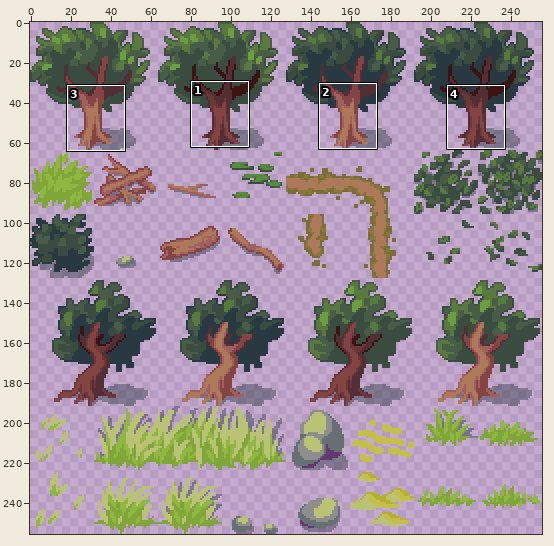
File history of a sprite sheet, art/map tiles/nature sprite sheet.png. The picture above shows the old version from afar; the outline marks the close-up.
Close-up. Earlier state:
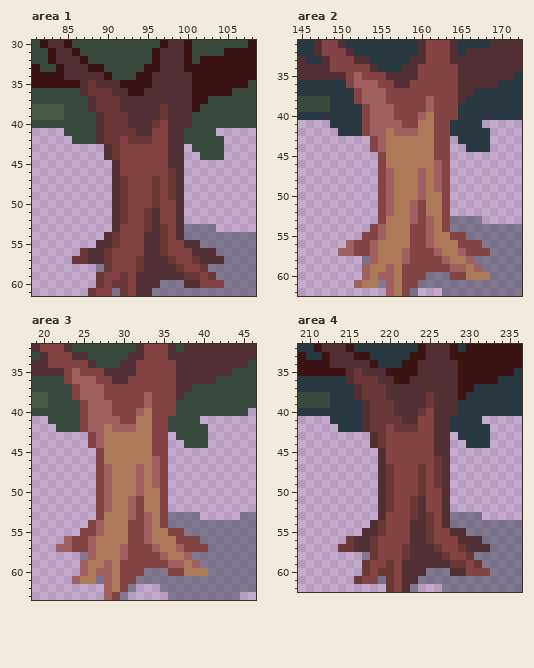
The file is 256x256 pixels. Shown: area 1: x 81..108, y 30..61; area 2: x 145..172, y 31..62; area 3: x 19..46, y 32..63; area 4: x 209..236, y 32..62. The commit also changed other parts of the picture, which this record leaves out.
And afterwards:
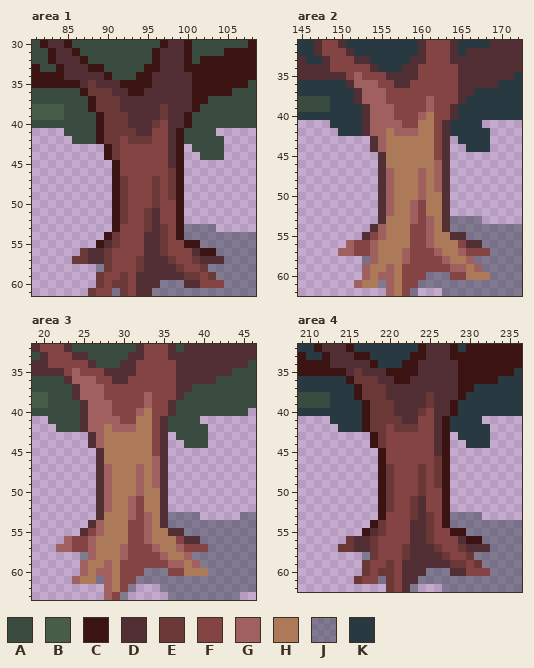
Palette (. is transparent): A #3a4c3f  B #485d48  C #3b1313  D #522e35  E #6b3838  F #844444  G #a16060  H #ad7a59  J #2939416e  K #293941
Change:
--- area 1
@@ x 81..108 @@
 35 CCCCCCDEDDDCCCCDDDDDCCCCCCCA
-36 AAAAAADEEEDDCCDDDDDDCCCCCAAA
-37 AAAAAAADEEEDDDDDDDDDCCAAAAAA
-38 BBBBAAADEEEDDDDDEDDDCAAAAAAA
-39 BBBBAAAADEEEDDDDEDDDAAAAAAAA
-40 AAAAAAAADEEEDDDEFDDDAAAAAAAA
-41 ....AAAADEEEEDDFFDDAAAA.....
-42 .....AAADEEFEEEFFDDAAAAA....
-43 .........DEFFFFFFDD.AAAA....
-44 .........DEFFFFFFDD..AAA....
-45 ..........DFFFFFFDD.........
-46 ..........DFFFFFFED.........
-47 ..........DEFFFEFED.........
-48 ..........DEFFFEFED.........
-49 ..........DEFFFEFED.........
-50 ..........DEFFFEFFD.........
-51 ..........DEFFEDFFD.........
-52 ..........DEFFEDFFD.........
-53 ..........DFFFEDEFDJJJJ.....
-54 .........DEFFFDDEFDJJJJJJJJJ
-55 ........DDEFFFDDEFFDDJJJJJJJ
-56 ......EDDEFFFFDDEFFFDDDJJJJJ
+36 AAAAAACEEEDDCCDDDDDDCCCCCAAA
+37 AAAAAAACEEEDDDDDDDDDCCAAAAAA
+38 BBBBAAACEEEDDDDDEDDDCAAAAAAA
+39 BBBBAAAACEEEDDDDEDDCAAAAAAAA
+40 AAAAAAAACEEEDDDEFDDCAAAAAAAA
+41 ....AAAACEEEEDDFFDCAAAA.....
+42 .....AAACEEFEEEFFDCAAAAA....
+43 .........CEFFFFFFDC.AAAA....
+44 .........CEFFFFFFDC..AAA....
+45 ..........CFFFFFFDC.........
+46 ..........CFFFFFFEC.........
+47 ..........CEFFFEFEC.........
+48 ..........CEFFFEFEC.........
+49 ..........CEFFFEFEC.........
+50 ..........CEFFFEFFC.........
+51 ..........CEFFEDFFC.........
+52 ..........CEFFEDFFC.........
+53 ..........CFFFEDEFCJJJJ.....
+54 .........CEFFFDDEFCJJJJJJJJJ
+55 ........CDEFFFDDEFFCCJJJJJJJ
+56 ......EDDEFFFFDDEFFFDCCJJJJJ
 57 .....EEDDEFFFEDDDEFFEDDDJJJJ
--- area 2
@@ x 145..172 @@
 35 DDDDDDFGFFFDDDDFFFFFDDDDDDDK
-36 KKKKKKFGGGFFDDFFFFFFDDDDDKKK
-37 KKKKKKKFGGGFFFFFFFFFDDKKKKKK
-38 AAAAKKKFGGGFFFFFGFFFDKKKKKKK
-39 AAAAKKKKFGGGFFFFGFFFKKKKKKKK
-40 KKKKKKKKFGGGFFFGHFFFKKKKKKKK
-41 ....KKKKFGGGGFFHHFFKKKK.....
-42 .....KKKFGGHGGGHHFFKKKKK....
-43 .........FGHHHHHHFF.KKKK....
-44 .........FGHHHHHHFF..KKK....
-45 ..........FHHHHHHFF.........
-46 ..........FHHHHHHGF.........
-47 ..........FGHHHGHGF.........
-48 ..........FGHHHGHGF.........
-49 ..........FGHHHGHGF.........
-50 ..........FGHHHGHHF.........
-51 ..........FGHHGFHHF.........
-52 ..........FGHHGFHHF.........
-53 ..........FHHHGFGHFJJJJ.....
-54 .........FGHHHFFGHFJJJJJJJJJ
-55 ........FFGHHHFFGHHFFJJJJJJJ
-56 ......GFFGHHHHFFGHHHFFFJJJJJ
+36 KKKKKKDGGGFFDDFFFFFFDDDDDKKK
+37 KKKKKKKDGGGFFFFFFFFFDDKKKKKK
+38 AAAAKKKDGGGFFFFFGFFFDKKKKKKK
+39 AAAAKKKKDGGGFFFFGFFDKKKKKKKK
+40 KKKKKKKKDGGGFFFGHFFDKKKKKKKK
+41 ....KKKKDGGGGFFHHFDKKKK.....
+42 .....KKKDGGHGGGHHFDKKKKK....
+43 .........DGHHHHHHFD.KKKK....
+44 .........DGHHHHHHFD..KKK....
+45 ..........DHHHHHHFD.........
+46 ..........DHHHHHHGD.........
+47 ..........DGHHHGHGD.........
+48 ..........DGHHHGHGD.........
+49 ..........DGHHHGHGD.........
+50 ..........DGHHHGHHD.........
+51 ..........DGHHGFHHD.........
+52 ..........DGHHGFHHD.........
+53 ..........DHHHGFGHDJJJJ.....
+54 .........DGHHHFFGHDJJJJJJJJJ
+55 ........DFGHHHFFGHHDDJJJJJJJ
+56 ......GFFGHHHHFFGHHHFDDJJJJJ
 57 .....GGFFGHHHGFFFGHHGFFFJJJJ
--- area 3
@@ x 19..46 @@
 35 DDDDFGFFFDDDDFFFFFDDDDDDDAAA
-36 AAAAFGGGFFDDFFFFFFDDDDDAAAAA
-37 AAAAAFGGGFFFFFFFFFDDAAAAAAAA
-38 BBAAAFGGGFFFFFGFFFDAAAAAAAAA
-39 BBAAAAFGGGFFFFGFFFAAAAAAAAAA
-40 AAAAAAFGGGFFFGHFFFAAAAAAAAA.
-41 ..AAAAFGGGGFFHHFFAAAA.......
-42 ...AAAFGGHGGGHHFFAAAAA......
-43 .......FGHHHHHHFF.AAAA......
-44 .......FGHHHHHHFF..AAA......
-45 ........FHHHHHHFF...........
-46 ........FHHHHHHGF...........
-47 ........FGHHHGHGF...........
-48 ........FGHHHGHGF...........
-49 ........FGHHHGHGF...........
-50 ........FGHHHGHHF...........
-51 ........FGHHGFHHF...........
-52 ........FGHHGFHHF...........
-53 ........FHHHGFGHFJJJJ.....JJ
-54 .......FGHHHFFGHFJJJJJJJJJJJ
-55 ......FFGHHHFFGHHFFJJJJJJJJJ
-56 ....GFFGHHHHFFGHHHFFFJJJJJJJ
+36 AAAADGGGFFDDFFFFFFDDDDDAAAAA
+37 AAAAADGGGFFFFFFFFFDDAAAAAAAA
+38 BBAAADGGGFFFFFGFFFDAAAAAAAAA
+39 BBAAAADGGGFFFFGFFDAAAAAAAAAA
+40 AAAAAADGGGFFFGHFFDAAAAAAAAA.
+41 ..AAAADGGGGFFHHFDAAAA.......
+42 ...AAADGGHGGGHHFDAAAAA......
+43 .......DGHHHHHHFD.AAAA......
+44 .......DGHHHHHHFD..AAA......
+45 ........DHHHHHHFD...........
+46 ........DHHHHHHGD...........
+47 ........DGHHHGHGD...........
+48 ........DGHHHGHGD...........
+49 ........DGHHHGHGD...........
+50 ........DGHHHGHHD...........
+51 ........DGHHGFHHD...........
+52 ........DGHHGFHHD...........
+53 ........DHHHGFGHDJJJJ.....JJ
+54 .......DGHHHFFGHDJJJJJJJJJJJ
+55 ......DFGHHHFFGHHDDJJJJJJJJJ
+56 ....GFFGHHHHFFGHHHFDDJJJJJJJ
 57 ...GGFFGHHHGFFFGHHGFFFJJJJJJ
--- area 4
@@ x 209..236 @@
 35 CCCCCCDEDDDCCCCDDDDDCCCCCCCK
-36 KKKKKKDEEEDDCCDDDDDDCCCCCKKK
-37 KKKKKKKDEEEDDDDDDDDDCCKKKKKK
-38 AAAAKKKDEEEDDDDDEDDDCKKKKKKK
-39 AAAAKKKKDEEEDDDDEDDDKKKKKKKK
-40 KKKKKKKKDEEEDDDEFDDDKKKKKKKK
-41 ....KKKKDEEEEDDFFDDKKKK.....
-42 .....KKKDEEFEEEFFDDKKKKK....
-43 .........DEFFFFFFDD.KKKK....
-44 .........DEFFFFFFDD..KKK....
-45 ..........DFFFFFFDD.........
-46 ..........DFFFFFFED.........
-47 ..........DEFFFEFED.........
-48 ..........DEFFFEFED.........
-49 ..........DEFFFEFED.........
-50 ..........DEFFFEFFD.........
-51 ..........DEFFEDFFD.........
-52 ..........DEFFEDFFD.........
-53 ..........DFFFEDEFDJJJJ.....
-54 .........DEFFFDDEFDJJJJJJJJJ
-55 ........DDEFFFDDEFFDDJJJJJJJ
-56 ......EDDEFFFFDDEFFFDDDJJJJJ
+36 KKKKKKCEEEDDCCDDDDDDCCCCCKKK
+37 KKKKKKKCEEEDDDDDDDDDCCKKKKKK
+38 AAAAKKKCEEEDDDDDEDDDCKKKKKKK
+39 AAAAKKKKCEEEDDDDEDDCKKKKKKKK
+40 KKKKKKKKCEEEDDDEFDDCKKKKKKKK
+41 ....KKKKCEEEEDDFFDCKKKK.....
+42 .....KKKCEEFEEEFFDCKKKKK....
+43 .........CEFFFFFFDC.KKKK....
+44 .........CEFFFFFFDC..KKK....
+45 ..........CFFFFFFDC.........
+46 ..........CFFFFFFEC.........
+47 ..........CEFFFEFEC.........
+48 ..........CEFFFEFEC.........
+49 ..........CEFFFEFEC.........
+50 ..........CEFFFEFFC.........
+51 ..........CEFFEDFFC.........
+52 ..........CEFFEDFFC.........
+53 ..........CFFFEDEFCJJJJ.....
+54 .........CEFFFDDEFCJJJJJJJJJ
+55 ........CDEFFFDDEFFCCJJJJJJJ
+56 ......EDDEFFFFDDEFFFDCCJJJJJ
 57 .....EEDDEFFFEDDDEFFEDDDJJJJ
Boxes around the changes in both close-ups, in picture pixels (x1, y1, x2, y2):
changed: (80, 88, 120, 248)
changed: (176, 112, 216, 256)
changed: (346, 80, 386, 240)
changed: (442, 104, 482, 248)
changed: (64, 376, 104, 536)
changed: (160, 400, 200, 544)
changed: (346, 376, 386, 536)
changed: (442, 400, 482, 544)
